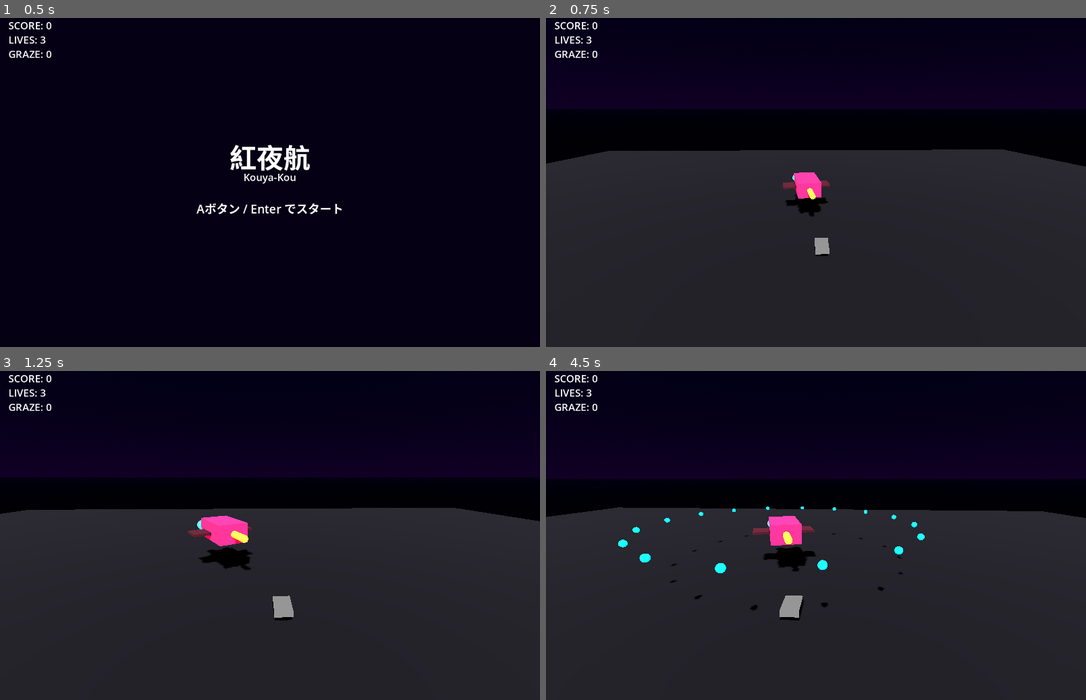
Above: before the commit, frames 1-4 (two rows, left to right).
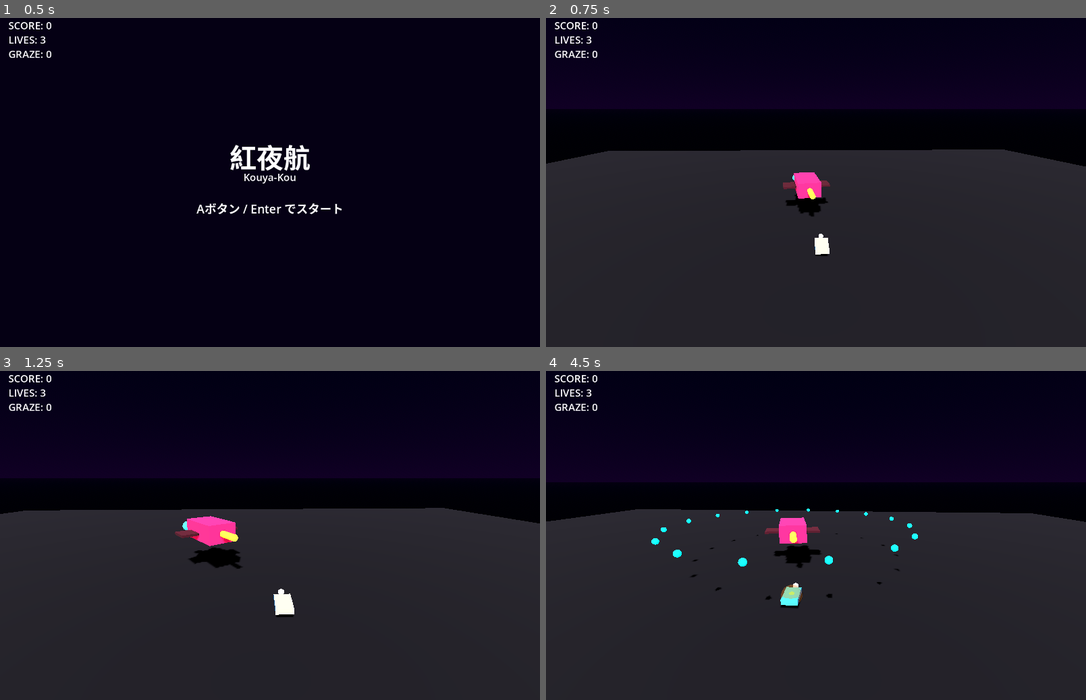
Above: after the commit, the same moments.

Repository: fillu87gyc/kyk
Game: Godot game, scene res://scenes/main.tscn
Two runs of this game, one before a commit and one after it. Both use one fixed random seed, a clock stepped at 60 frames per second and the inputs below.
Inputs:
- Up to frame 1 (0.5 s): no input
- Up to frame 2 (0.75 s): tap Enter at 0.5 s; hold D (move_right) from 0.53 s (still down); hold Shift (focus) from 0.53 s (still down)
- Up to frame 3 (1.25 s): keep holding D (move_right); keep holding Shift (focus); tap Space (boost, bound only after the commit) at 0.8 s
- Up to frame 4 (4.5 s): release D (move_right) at 1.28 s; release Shift (focus) at 1.28 s; hold S (move_down) 1.28-2.03 s; tap Space (boost, bound only after the commit) at 1.35, 2.3, 2.85, 3.8, 4.35 s; tap Shift (focus) at 1.55, 3.05 s; hold D (move_right) 2.03-2.78 s; hold Shift (focus) 2.03-2.78 s; hold W (move_up) 2.78-3.53 s; hold Shift (focus) 3.53-4.28 s; hold A (move_left) from 3.53 s (still down); tap F3 (toggle_debug_hitbox, bound only after the commit) at 4.15 s

Frame 1 is identical in both runs. In frame 2, 0.1% of the frame differs, in the area x 49-53%, y 65-72%; in frame 3, 1.4%; in frame 4, 2.4%, in the area x 0-100%, y 41-76%.

Commit message:
喰らい判定デバッグ表示・自機Presenterパターン・ブーストFXを追加
Phase 1.5 の最重要項目である当たり判定の可視化トグル（F3でヒット/グレイズ
半径を常時表示）を追加。あわせて自機にもボスと同じ BossPresenter 形式の
Presenter パターン（PlayerPresenter / ProceduralPlayerPresenter）を導入し、
フォーカス/被弾/グレイズで見た目が変わるようにして将来のMOD差し替えに備えた。
さらにブースト入力（Space）を実装し、ブースト中はカメラがアーマードコア的に
引いてFOVが開く速度感の演出を追加した。

https://claude.ai/code/session_01R3QdRHSXFunoebyks2QUAC

Diff:
--- a/core/player_logic.gd
+++ b/core/player_logic.gd
@@ -2,14 +2,19 @@
 
 const NORMAL_SPEED := 8.0
 const FOCUS_SPEED := 3.5
+const BOOST_SPEED := 14.0
 const BOUNDS_X := 6.0
 const BOUNDS_Z_MIN := -2.0
 const BOUNDS_Z_MAX := 10.0
 const HIT_RADIUS := 0.15
 const GRAZE_RADIUS := 0.40
 
-static func calc_velocity(input_dir: Vector2, is_focused: bool, _delta: float) -> Vector3:
-	var speed := FOCUS_SPEED if is_focused else NORMAL_SPEED
+static func calc_velocity(input_dir: Vector2, is_focused: bool, _delta: float, is_boosting: bool = false) -> Vector3:
+	var speed := NORMAL_SPEED
+	if is_boosting:
+		speed = BOOST_SPEED
+	elif is_focused:
+		speed = FOCUS_SPEED
 	return Vector3(input_dir.x, 0.0, input_dir.y) * speed
 
 static func clamp_position(pos: Vector3) -> Vector3:
--- /dev/null
+++ b/core/player_presenter.gd
@@ -0,0 +1,17 @@
+class_name PlayerPresenter
+extends Node3D
+
+func on_focus_changed(_is_focused: bool) -> void:
+	pass
+
+func on_hit_flash(_active: bool) -> void:
+	pass
+
+func on_graze() -> void:
+	pass
+
+func tick(_delta: float) -> void:
+	pass
+
+func is_valid() -> bool:
+	return true
--- /dev/null
+++ b/core/procedural_player_presenter.gd
@@ -0,0 +1,65 @@
+class_name ProceduralPlayerPresenter
+extends PlayerPresenter
+
+var _mesh_instance: MeshInstance3D
+var _material: StandardMaterial3D
+var _glow_time := 0.0
+const _BASE_COLOR := Color(0.2, 0.6, 1.0)
+const _FOCUS_COLOR := Color(1.0, 0.9, 0.3)
+const _HIT_COLOR := Color(1.0, 0.1, 0.1)
+const _GRAZE_GLOW_DURATION := 0.3
+
+func _ready() -> void:
+	var body_mesh := BoxMesh.new()
+	body_mesh.size = Vector3(0.6, 0.2, 1.0)
+
+	_material = StandardMaterial3D.new()
+	_material.albedo_color = _BASE_COLOR
+	_material.emission_enabled = true
+	_material.emission = _BASE_COLOR
+	_material.emission_energy_multiplier = 0.6
+	body_mesh.material = _material
+
+	_mesh_instance = MeshInstance3D.new()
+	_mesh_instance.mesh = body_mesh
+	add_child(_mesh_instance)
+
+	# Nose: front marker on local -Z, the direction the ship moves toward the boss.
+	var nose_mat := StandardMaterial3D.new()
+	nose_mat.albedo_color = Color(1.0, 1.0, 1.0)
+	nose_mat.emission_enabled = true
+	nose_mat.emission = Color(1.0, 1.0, 1.0)
+	nose_mat.emission_energy_multiplier = 1.0
+
+	var nose_mesh := CylinderMesh.new()
+	nose_mesh.top_radius = 0.0
+	nose_mesh.bottom_radius = 0.12
+	nose_mesh.height = 0.4
+	nose_mesh.material = nose_mat
+
+	var nose := MeshInstance3D.new()
+	nose.mesh = nose_mesh
+	nose.rotation_degrees = Vector3(90, 0, 0)
+	nose.position = Vector3(0, 0, -0.65)
+	_mesh_instance.add_child(nose)
+
+func on_focus_changed(is_focused: bool) -> void:
+	_material.albedo_color = _FOCUS_COLOR if is_focused else _BASE_COLOR
+
+func on_hit_flash(active: bool) -> void:
+	_material.emission = _HIT_COLOR if active else _BASE_COLOR
+	_material.emission_energy_multiplier = 2.5 if active else 0.6
+
+func on_graze() -> void:
+	_glow_time = _GRAZE_GLOW_DURATION
+
+func tick(delta: float) -> void:
+	if _glow_time > 0.0:
+		_glow_time = max(_glow_time - delta, 0.0)
+		var s := 1.0 + _glow_time * 0.5
+		_mesh_instance.scale = Vector3(s, s, s)
+	else:
+		_mesh_instance.scale = Vector3.ONE
+
+func is_valid() -> bool:
+	return true
--- a/project.godot
+++ b/project.godot
@@ -46,6 +46,14 @@
 "deadzone": 0.5,
 "events": [Object(InputEventKey,"resource_local_to_scene":false,"resource_name":"","device":-1,"window_id":0,"alt_press …(340 unchanged characters)…
 }
+boost={
+"deadzone": 0.5,
+"events": [Object(InputEventKey,"resource_local_to_scene":false,"resource_name":"","device":-1,"window_id":0,"alt_pressed":false,"shift_pressed":false,"ctrl_pressed":false,"meta_pressed":false,"pressed":false,"keycode":0,"physical_keycode":32,"key_label":0,"unicode":32,"echo":false,"script":null), Object(InputEventJoypadButton,"resource_local_to_scene":false,"resource_name":"","device":-1,"button_index":8,"pressure":0.0,"pressed":false,"script":null)]
+}
+toggle_debug_hitbox={
+"deadzone": 0.5,
+"events": [Object(InputEventKey,"resource_local_to_scene":false,"resource_name":"","device":-1,"window_id":0,"alt_pressed":false,"shift_pressed":false,"ctrl_pressed":false,"meta_pressed":false,"pressed":false,"keycode":0,"physical_keycode":4194334,"key_label":0,"unicode":0,"echo":false,"script":null)]
+}
 
 [physics]
 
--- a/scenes/game.tscn
+++ b/scenes/game.tscn
@@ -1,12 +1,10 @@
-[gd_scene load_steps=14 format=3 uid="uid://bkouya0game01"]
+[gd_scene load_steps=16 format=3 uid="uid://bkouya0game01"]
 
 [ext_resource type="Script" path="res://scripts/game.gd" id="1_game"]
 [ext_resource type="Script" path="res://scripts/player.gd" id="2_player"]
 [ext_resource type="Script" path="res://scripts/bullet_manager.gd" id="3_bullets"]
 [ext_resource type="Script" path="res://core/procedural_presenter.gd" id="4_presenter"]
-
-[sub_resource type="BoxMesh" id="BoxMesh_player"]
-size = Vector3(0.6, 0.2, 1.0)
+[ext_resource type="Script" path="res://core/procedural_player_presenter.gd" id="5_playerpresenter"]
 
 [sub_resource type="BoxShape3D" id="BoxShape3D_player"]
 size = Vector3(0.6, 0.2, 1.0)
@@ -23,6 +21,14 @@
 
 [sub_resource type="StandardMaterial3D" id="Mat_hitvis"]
 albedo_color = Color(1, 1, 0, 0.5)
+transparency = 1
+
+[sub_resource type="SphereMesh" id="SphereMesh_grazevis"]
+radius = 0.40
+height = 0.80
+
+[sub_resource type="StandardMaterial3D" id="Mat_grazevis"]
+albedo_color = Color(1, 0.5, 0, 0.35)
 transparency = 1
 
 [sub_resource type="ProceduralSkyMaterial" id="SkyMat"]
@@ -57,8 +63,8 @@
 [node name="Player" type="CharacterBody3D" parent="."]
 script = ExtResource("2_player")
 
-[node name="PlayerMesh" type="MeshInstance3D" parent="Player"]
-mesh = SubResource("BoxMesh_player")
+[node name="PlayerPresenterSlot" type="Node3D" parent="Player"]
+script = ExtResource("5_playerpresenter")
 
 [node name="CollisionShape3D" type="CollisionShape3D" parent="Player"]
 shape = SubResource("BoxShape3D_player")
@@ -67,6 +73,11 @@
 mesh = SubResource("SphereMesh_hitvis")
 visible = false
 material_override = SubResource("Mat_hitvis")
+
+[node name="GrazeVisual" type="MeshInstance3D" parent="Player"]
+mesh = SubResource("SphereMesh_grazevis")
+visible = false
+material_override = SubResource("Mat_grazevis")
 
 [node name="BulletManager" type="Node3D" parent="."]
 script = ExtResource("3_bullets")
--- a/scripts/game.gd
+++ b/scripts/game.gd
@@ -4,8 +4,12 @@
 signal score_updated(score: int)
 
 const CAM_OFFSET := Vector3(0.0, 4.0, 7.0)
+const CAM_BOOST_OFFSET := Vector3(0.0, 4.5, 9.5)
 const CAM_LOOK_AHEAD := 9.0
 const CAM_FOLLOW_LERP := 5.0
+const FOV_NORMAL := 70.0
+const FOV_BOOST := 85.0
+const FOV_LERP := 4.0
 
 var score := 0
 var _graze_score := 10
@@ -62,12 +66,15 @@
 
 func _update_camera(delta: float) -> void:
 	var player_pos := _player.global_position
-	var target_pos := player_pos + CAM_OFFSET
+	var offset := CAM_BOOST_OFFSET if _player.is_boosting else CAM_OFFSET
+	var target_pos := player_pos + offset
 	_camera.global_position = _camera.global_position.lerp(
 		target_pos, delta * CAM_FOLLOW_LERP)
 	var look_target := Vector3(
 		player_pos.x, player_pos.y + 0.5, player_pos.z - CAM_LOOK_AHEAD)
 	_camera.look_at(look_target, Vector3.UP)
+	var target_fov := FOV_BOOST if _player.is_boosting else FOV_NORMAL
+	_camera.fov = lerp(_camera.fov, target_fov, delta * FOV_LERP)
 
 func _on_bullet_hit(_pos: Vector3) -> void:
 	_player.take_hit()
--- a/scripts/player.gd
+++ b/scripts/player.gd
@@ -5,11 +5,16 @@
 
 var lives := 3
 var graze := 0
+var is_boosting := false
 var _invincible := false
 var _invincible_timer := 0.0
+var _debug_hitbox_visible := false
+var _was_focused := false
 const INVINCIBLE_DURATION := 2.0
 
 @onready var _hitbox_visual: MeshInstance3D = $HitboxVisual
+@onready var _graze_visual: MeshInstance3D = $GrazeVisual
+@onready var _presenter: PlayerPresenter = $PlayerPresenterSlot
 
 func _ready() -> void:
 	add_to_group("player")
@@ -19,13 +24,22 @@
 		_invincible_timer -= delta
 		if _invincible_timer <= 0.0:
 			_invincible = false
-			_hitbox_visual.visible = false
+			_presenter.on_hit_flash(false)
+			_update_hitbox_visual()
+
+	if Input.is_action_just_pressed("toggle_debug_hitbox"):
+		toggle_debug_hitbox()
 
 	var raw := Input.get_vector("move_left", "move_right", "move_up", "move_down")
 	var focused := Input.is_action_pressed("focus")
-	velocity = PlayerLogic.calc_velocity(raw, focused, delta)
+	is_boosting = Input.is_action_pressed("boost")
+	if focused != _was_focused:
+		_presenter.on_focus_changed(focused)
+		_was_focused = focused
+	velocity = PlayerLogic.calc_velocity(raw, focused, delta, is_boosting)
 	move_and_slide()
 	position = PlayerLogic.clamp_position(position)
+	_presenter.tick(delta)
 
 func take_hit() -> void:
 	if _invincible:
@@ -33,10 +47,20 @@
 	lives -= 1
 	_invincible = true
 	_invincible_timer = INVINCIBLE_DURATION
-	_hitbox_visual.visible = true
+	_presenter.on_hit_flash(true)
+	_update_hitbox_visual()
 	if lives <= 0:
 		emit_signal("died")
 
 func add_graze() -> void:
 	graze += 1
+	_presenter.on_graze()
 	emit_signal("graze_triggered")
+
+func toggle_debug_hitbox() -> void:
+	_debug_hitbox_visible = not _debug_hitbox_visible
+	_update_hitbox_visual()
+	_graze_visual.visible = _debug_hitbox_visible
+
+func _update_hitbox_visual() -> void:
+	_hitbox_visual.visible = _invincible or _debug_hitbox_visible
--- a/tests/e2e/test_e2e_game_loop.gd
+++ b/tests/e2e/test_e2e_game_loop.gd
@@ -16,6 +16,9 @@
 #   E2E-13 停止中はボス表現を駆動しない       … CUJ-8
 #   E2E-14 Player は player グループに属する … CUJ-3, CUJ-8
 #   E2E-15 ゲームループでボスがプレイヤーを向く … CUJ-8
+#   E2E-16 自機 Presenter が被弾でフラッシュする … CUJ-5, CUJ-8
+#   E2E-17 デバッグトグルで喰らい/グレイズ判定が見える … CUJ-5, CUJ-6
+#   E2E-18 ブーストでカメラが引きFOVが開く        … CUJ-3
 #
 # ノードは独自スクリプトのメンバーへ動的アクセスするため、型注釈を付けず Variant で扱う。
 extends GutTest
@@ -155,3 +158,37 @@
 	_game._physics_process(0.1)
 	assert_almost_eq(presenter._mesh_instance.scale.x, 1.0, 0.0001,
 		"停止中はゲームループがボス表現を進めない")
+
+# E2E-16 ---------------------------------------------------------------
+func test_player_presenter_flashes_on_hit() -> void:
+	_game.start(777)
+	var p = _player()
+	var presenter = p.get_node("PlayerPresenterSlot")
+	var base_energy: float = presenter._material.emission_energy_multiplier
+	p.take_hit()
+	assert_gt(presenter._material.emission_energy_multiplier, base_energy,
+		"被弾で自機 Presenter が発光フラッシュする")
+
+# E2E-17 ---------------------------------------------------------------
+func test_debug_toggle_reveals_hit_and_graze_radius() -> void:
+	var p = _player()
+	var hitbox = p.get_node("HitboxVisual")
+	var grazebox = p.get_node("GrazeVisual")
+	assert_false(hitbox.visible, "通常時は喰らい判定が非表示")
+	assert_false(grazebox.visible, "通常時はグレイズ判定が非表示")
+	p.toggle_debug_hitbox()
+	assert_true(hitbox.visible, "トグルで喰らい判定が見える")
+	assert_true(grazebox.visible, "トグルでグレイズ判定が見える")
+	p.toggle_debug_hitbox()
+	assert_false(hitbox.visible, "再トグルで非表示に戻る")
+	assert_false(grazebox.visible, "再トグルで非表示に戻る")
+
+# E2E-18 ---------------------------------------------------------------
+func test_boost_widens_fov_and_pulls_camera_back() -> void:
+	_game.start(777)
+	var p = _player()
+	var camera = _game.get_node("Camera3D")
+	var normal_fov: float = camera.fov
+	p.is_boosting = true
+	_game._physics_process(0.5)
+	assert_gt(camera.fov, normal_fov, "ブースト中はFOVが広がる")
--- a/tests/test_player_logic.gd
+++ b/tests/test_player_logic.gd
@@ -45,6 +45,27 @@
 	var half := PlayerLogic.calc_velocity(Vector2(0.5, 0.0), false, 0.016)
 	assert_almost_eq(half.length(), PlayerLogic.NORMAL_SPEED * 0.5, 0.001,
 		"入力 0.5 なら速度も半分")
+
+func test_boost_speed_exact_value() -> void:
+	var vel := PlayerLogic.calc_velocity(Vector2(1.0, 0.0), false, 0.016, true)
+	assert_almost_eq(vel.length(), PlayerLogic.BOOST_SPEED, 0.001,
+		"ブースト中の速度は定数 BOOST_SPEED と一致する")
+
+func test_boost_is_faster_than_normal() -> void:
+	var normal := PlayerLogic.calc_velocity(Vector2(1.0, 0.0), false, 0.016, false)
+	var boosted := PlayerLogic.calc_velocity(Vector2(1.0, 0.0), false, 0.016, true)
+	assert_gt(boosted.length(), normal.length(), "ブースト中は通常時より速い")
+
+func test_boost_overrides_focus() -> void:
+	var boosted := PlayerLogic.calc_velocity(Vector2(1.0, 0.0), true, 0.016, true)
+	assert_almost_eq(boosted.length(), PlayerLogic.BOOST_SPEED, 0.001,
+		"フォーカス中でもブーストが優先される")
+
+func test_default_is_boosting_false() -> void:
+	# 既存呼び出し（3引数）との後方互換性を保つ
+	var vel := PlayerLogic.calc_velocity(Vector2(1.0, 0.0), false, 0.016)
+	assert_almost_eq(vel.length(), PlayerLogic.NORMAL_SPEED, 0.001,
+		"is_boosting 省略時は通常速度のまま")
 
 # --- clamp_position -------------------------------------------------------
 
--- /dev/null
+++ b/tests/test_procedural_player_presenter.gd
@@ -0,0 +1,66 @@
+# 単体テスト: ProceduralPlayerPresenter（デフォルトの自機表現）
+#
+# カバーする CUJ:
+#   CUJ-3  自機操作（フォーカス時の見た目変化）
+#   CUJ-5  被弾（被弾フラッシュ）
+#   CUJ-6  グレイズ（かすり時のグロー演出）
+#
+# _ready() でメッシュ・マテリアルを生成するため SceneTree に追加してから検証する。
+extends GutTest
+
+var _p: ProceduralPlayerPresenter
+
+func before_each() -> void:
+	_p = ProceduralPlayerPresenter.new()
+	add_child_autofree(_p)
+	await get_tree().process_frame
+
+func test_ready_builds_mesh_and_material() -> void:
+	assert_not_null(_p._mesh_instance, "_ready でメッシュインスタンスを生成する")
+	assert_not_null(_p._material, "_ready でマテリアルを生成する")
+	assert_true(_p.is_valid(), "生成後は有効")
+
+func test_ready_builds_nose_marker() -> void:
+	assert_gt(_p._mesh_instance.get_child_count(), 0,
+		"前方を示すノーズパーツが本体に付く")
+
+func test_focus_changes_color() -> void:
+	_p.on_focus_changed(false)
+	var normal_color: Color = _p._material.albedo_color
+	_p.on_focus_changed(true)
+	assert_ne(_p._material.albedo_color, normal_color, "フォーカス中は機体色が変わる")
+
+func test_unfocus_restores_color() -> void:
+	_p.on_focus_changed(false)
+	var normal_color: Color = _p._material.albedo_color
+	_p.on_focus_changed(true)
+	_p.on_focus_changed(false)
+	assert_eq(_p._material.albedo_color, normal_color, "フォーカス解除で元の色に戻る")
+
+func test_hit_flash_brightens_emission() -> void:
+	_p.on_hit_flash(false)
+	var base_energy: float = _p._material.emission_energy_multiplier
+	_p.on_hit_flash(true)
+	assert_gt(_p._material.emission_energy_multiplier, base_energy,
+		"被弾フラッシュで発光が強まる")
+
+func test_hit_flash_off_restores_emission() -> void:
+	_p.on_hit_flash(true)
+	_p.on_hit_flash(false)
+	var base_energy: float = _p._material.emission_energy_multiplier
+	_p.on_hit_flash(false)
+	assert_almost_eq(_p._material.emission_energy_multiplier, base_energy, 0.0001,
+		"フラッシュ終了後は通常の発光に戻る")
+
+func test_graze_starts_glow_then_decays() -> void:
+	_p.on_graze()
+	_p.tick(0.1)
+	assert_gt(_p._mesh_instance.scale.x, 1.0, "グレイズ直後はスケールが膨らむ")
+	_p.tick(1.0)
+	assert_almost_eq(_p._mesh_instance.scale.x, 1.0, 0.0001,
+		"グロー減衰後はスケールが元に戻る")
+
+func test_tick_without_graze_stays_static() -> void:
+	_p.tick(0.5)
+	assert_almost_eq(_p._mesh_instance.scale.x, 1.0, 0.0001,
+		"グレイズ無しなら tick でスケールは動かない")
